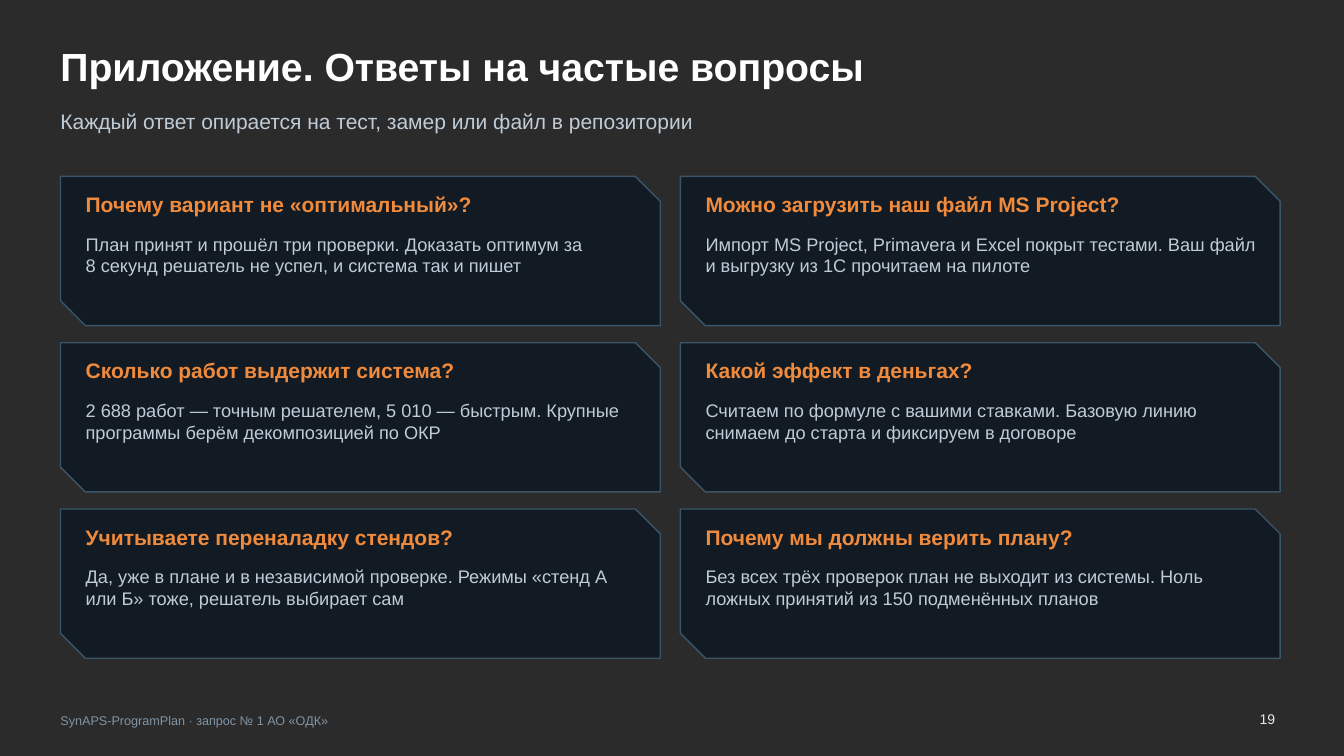
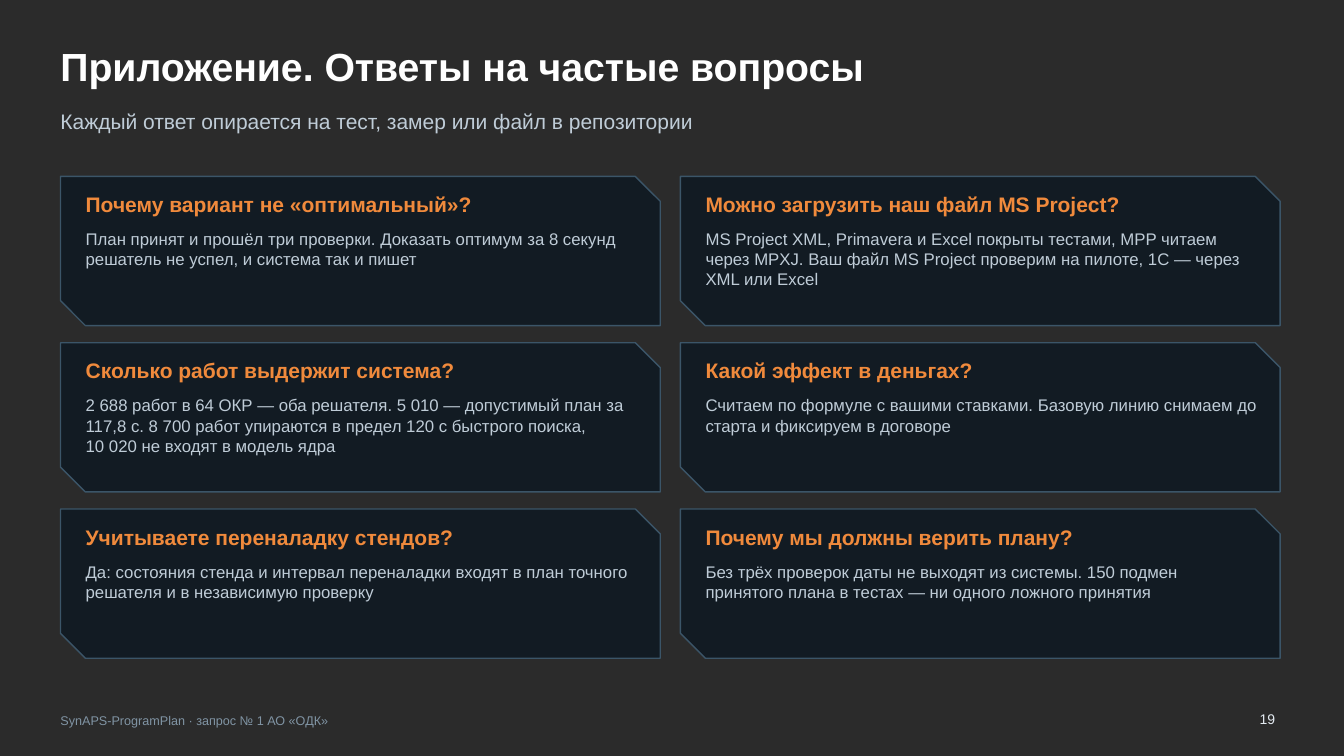
Before and after one commit to KonkovDV/SynAPS-ProgramPlan, a slide deck: slide 19 of SynAPS-ProgramPlan_ODK.pptx. Drawn at 1344x756 pixels with LibreOffice and Linux fonts; fonts in the diff are those of the drawing; background and template pictures are left out; a plain dark background stands for a picture behind light text. Boxes give left, top, right and bottom in pixels: in the first picture for what was removed or moved away, otherwise in the second. Text is boxed around its words. In the diff, an @@ line names an element or a change of style, - is before the commit and + after.

```diff
--- a/SynAPS-ProgramPlan_ODK.pptx
+++ b/SynAPS-ProgramPlan_ODK.pptx
@@ text "План принят и прошёл три ..." at (x1=86, y1=233, x2=616, y2=269): size 13 to 12 pt @@
@@ text at (x1=706, y1=233, x2=1239, y2=285): text changed; size 13 to 12 pt @@
-Импорт MS Project, Primavera и Excel покрыт тестами. Ваш файл и выгрузку из 1С прочитаем на пилоте
+MS Project XML, Primavera и Excel покрыты тестами, MPP читаем через MPXJ. Ваш файл MS Project проверим на пилоте, 1С — через XML или Excel
@@ text at (x1=86, y1=398, x2=623, y2=456): text changed; size 13 to 12 pt @@
-2 688 работ — точным решателем, 5 010 — быстрым. Крупные программы берём декомпозицией по ОКР
+2 688 работ в 64 ОКР — оба решателя. 5 010 — допустимый план за 117,8 с. 8 700 работ упираются в предел 120 с быстрого поиска, 10 020 не входят в модель ядра
@@ text "Считаем по формуле с вашими ..." at (x1=706, y1=399, x2=1256, y2=436): size 13 to 12 pt @@
@@ text at (x1=86, y1=566, x2=628, y2=602): text changed; size 13 to 12 pt @@
-Да, уже в плане и в независимой проверке. Режимы «стенд А или Б» тоже, решатель выбирает сам
+Да: состояния стенда и интервал переналадки входят в план точного решателя и в независимую проверку
@@ text at (x1=706, y1=566, x2=1178, y2=602): text changed; size 13 to 12 pt @@
-Без всех трёх проверок план не выходит из системы. Ноль ложных принятий из 150 подменённых планов
+Без трёх проверок даты не выходят из системы. 150 подмен принятого плана в тестах — ни одного ложного принятия
```
Also in this commit, not shown: 15 other slides changed, 1 other file.
